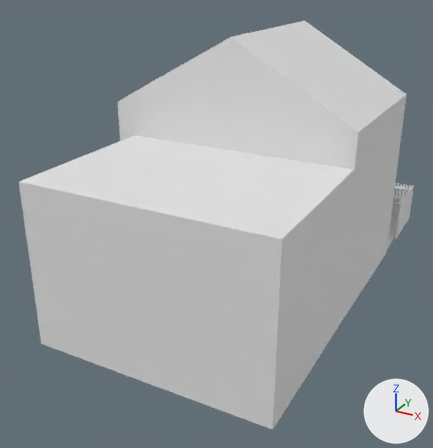
One commit to the FBX model SakuraProject/Assets/models/relleno2_st.fbx: the scene before it, then after it.
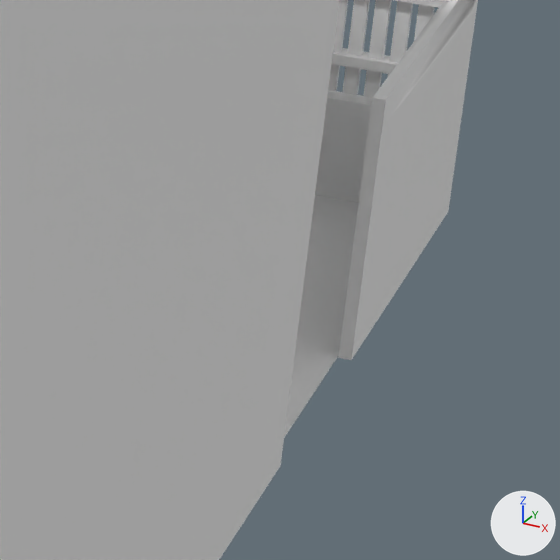
There are two pictures of each version: one whole from a 50 mm camera at (7.03, -15.86, 8.19) aimed at (-0.13, -2.83, 1.67), one close up on the part from 80% to 98% of the width and 42% to 59% of the height. Arrows for +X, +Y and +Z are at lower right; the lights stay in place.

Names of what the first close-up shows: 'relleno2'.
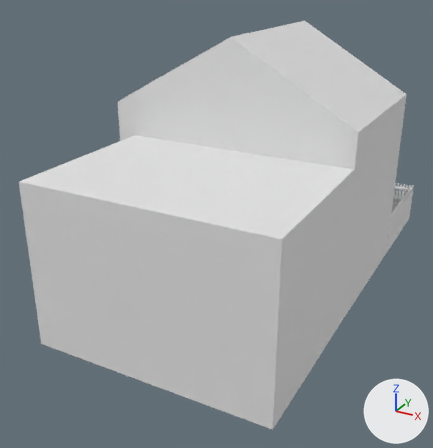
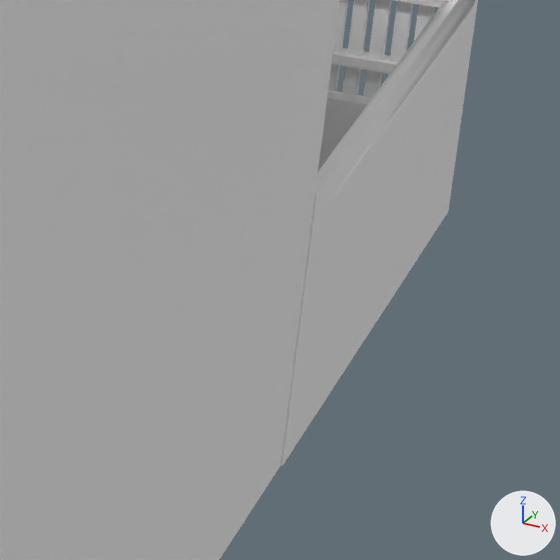
What the commit changed:
me_cube_001 has 3449 vertices, 3389 faces and spans x -2.76..3.67, y -7.55..4.16, z -0.04..6.62.
me_cube_001 is used by ob_relleno2; location (0.0, 0.0, 0.0).
me_cube_001 part 1: all 14 vertices in x 3.6..3.65, y 2.27, z 0.0..1.22 are moved by (0.0, -1.18, 0.0).

Where the change shows, as pixel boxes [x1, y1, x2, y2] in the close-ups (560 x 560 px; the box of a moved part takes in the faces that stretch with it):
part 1 of me_cube_001, moved or reshaped
    before: [338, 0, 474, 360]
    after: [281, 0, 474, 466]
